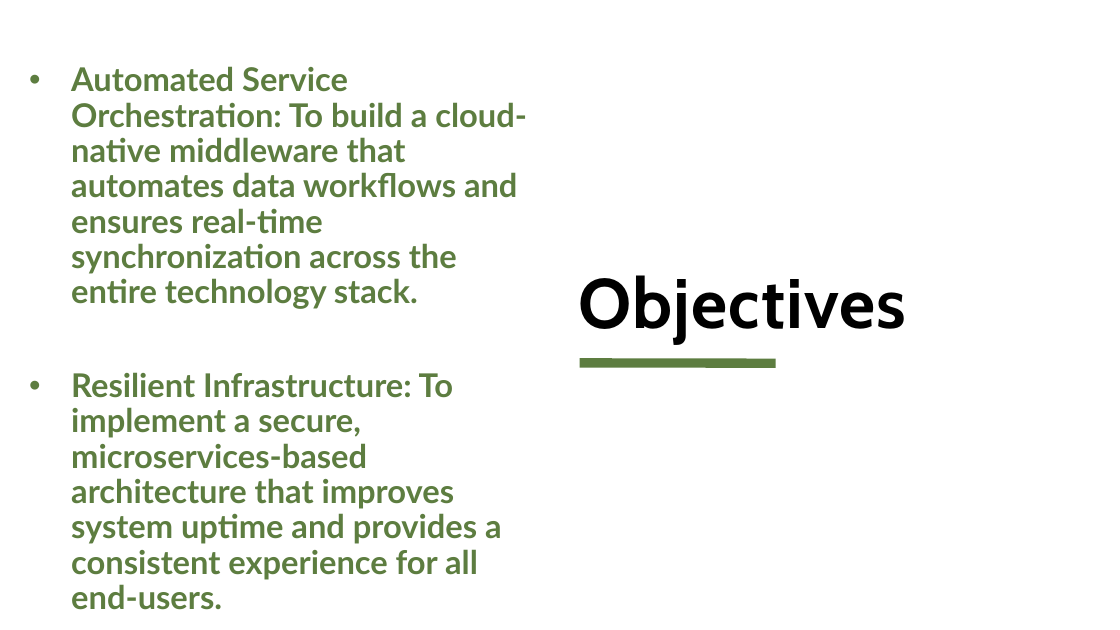
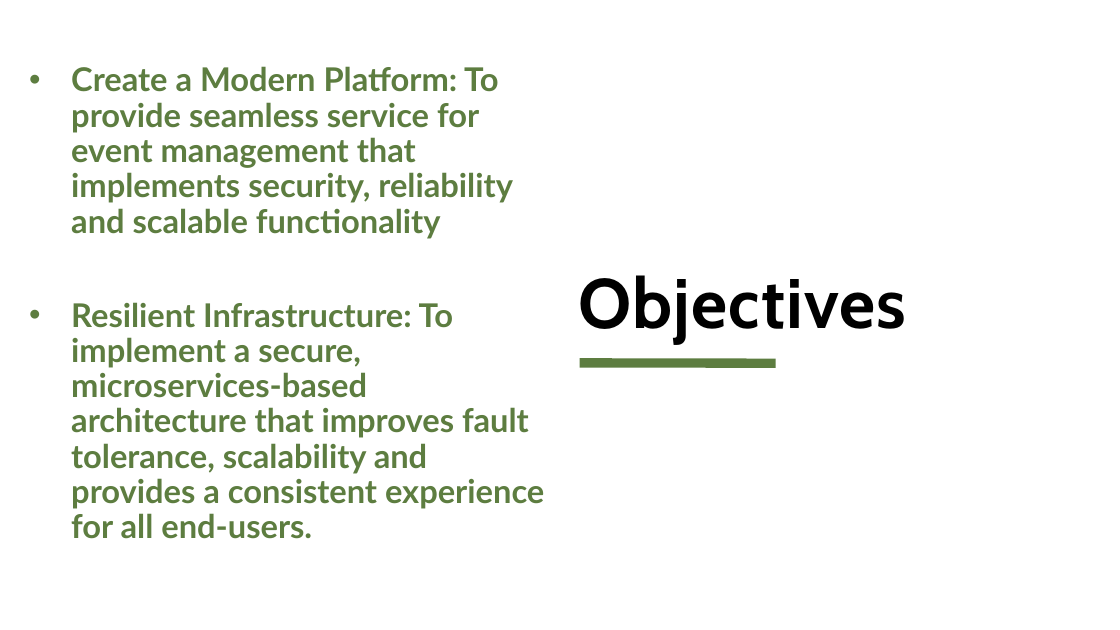
Before and after one commit to SohamTheG/EventZen, a slide deck: slide 5 of EventZen.pptx (slide 4 before the commit). Drawn at 1120x630 pixels with LibreOffice and Linux fonts; fonts in the diff are those of the drawing. Boxes give left, top, right and bottom in pixels: in the first picture for what was removed or moved away, otherwise in the second. Text is boxed around its words. In the diff, an @@ line names an element or a change of style, - is before the commit and + after.

```diff
--- a/EventZen.pptx
+++ b/EventZen.pptx
@@ text at (71,66,544,539): text changed @@
-• Automated Service Orchestration: To build a cloud-native middleware that automates data workflows and ensures real-time synchronization across the entire technology stack.
-• Resilient Infrastructure: To implement a secure, microservices-based architecture that improves system uptime and provides a consistent experience for all end-users.
+• Create a Modern Platform: To provide seamless service for event management that implements security, reliability and scalable functionality
+• Resilient Infrastructure: To implement a secure, microservices-based architecture that improves fault tolerance, scalability and provides a consistent experience for all end-users.
```
Also in this commit, not shown: 1 other slide changed, 6 slides added, 1 slide removed, 12 other files.
